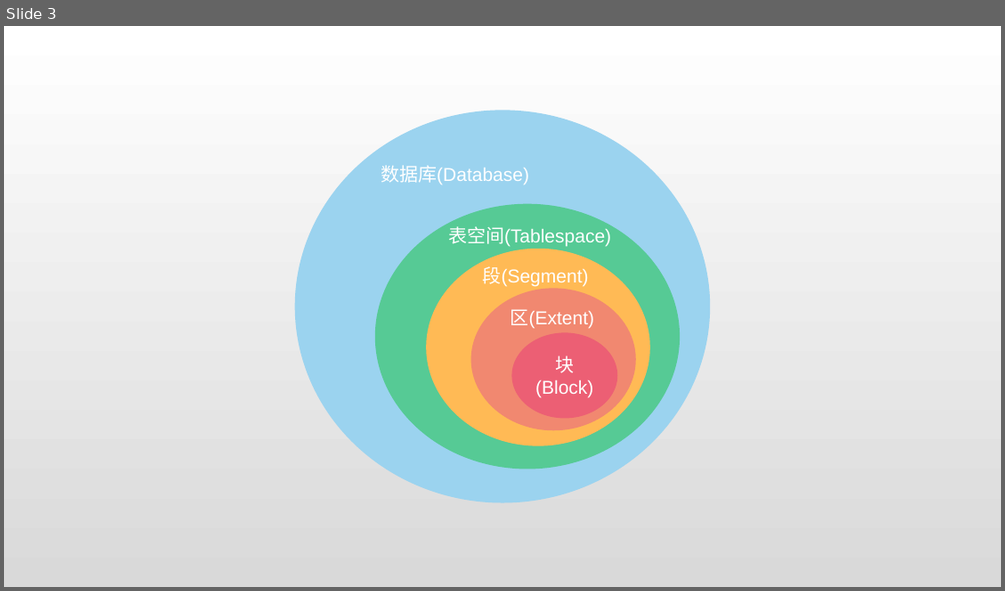
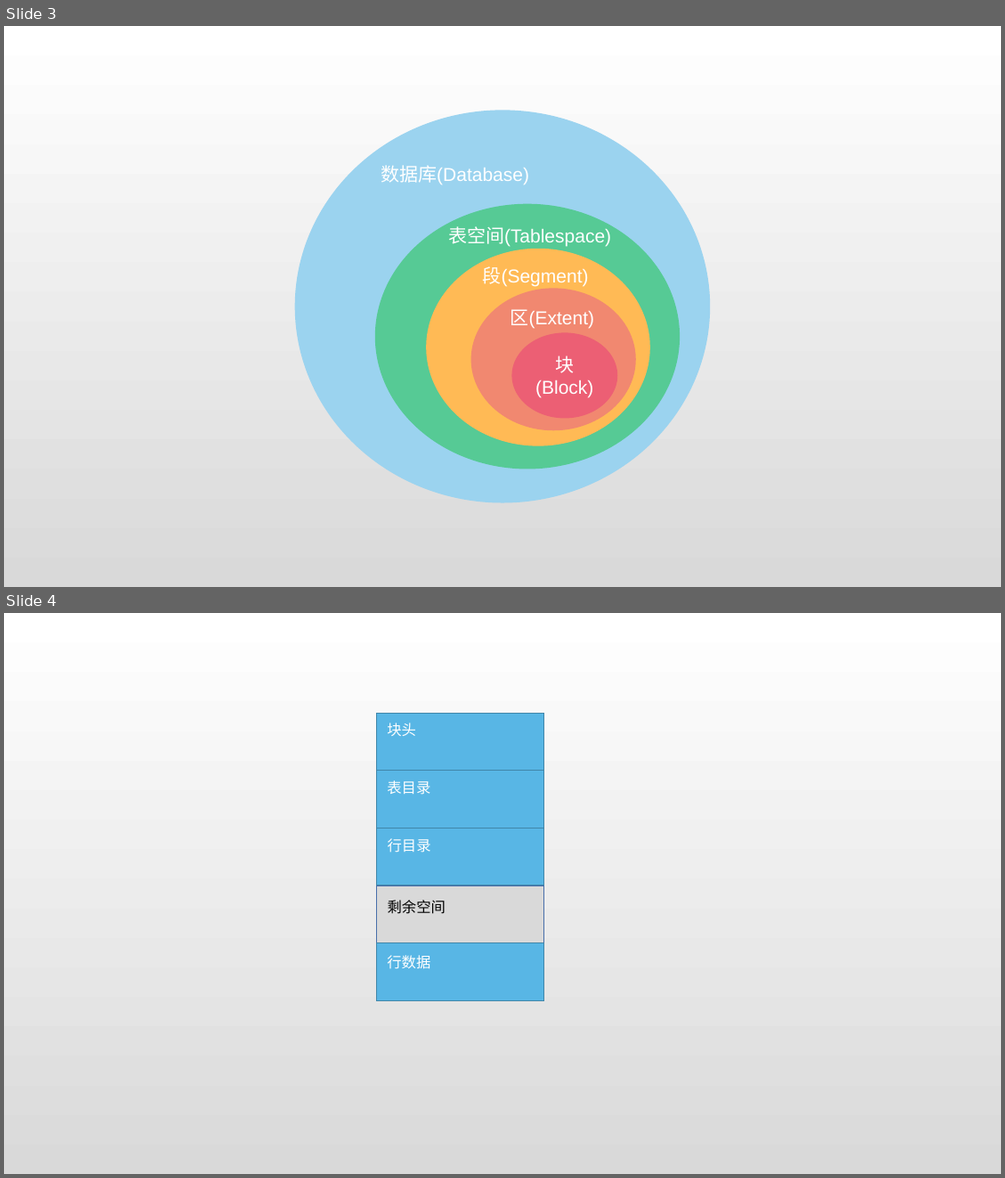
Before and after one commit to Henry-chr/Uplearning, a slide deck: Read/Oracle/knowledge/Material/Oracle体系结构.pptx. Shown one above the other, each under a label of ours: slide 3 before the commit, slides 3 and 4 after it. The pictures are 1005x591 and 1005x1178 pixels, drawn with LibreOffice and Linux fonts; fonts in the diff are those of the drawing. Boxes give left, top, right and bottom in pixels: in the first picture for what was removed or moved away, otherwise in the second. Text is boxed around its words. In the diff, an @@ line names an element or a change of style, - is before the commit and + after.

```diff
--- a/Read/Oracle/knowledge/Material/Oracle体系结构.pptx
+++ b/Read/Oracle/knowledge/Material/Oracle体系结构.pptx
@@ slide 4 added at [4, 613, 1001, 1174], background gradient #FFFFFF to #D9D9D9 @@
@@ rectangle added at [376, 714, 544, 771], fill #58B6E5, outline #4187A9 1 pt @@
@@ text added at [387, 722, 416, 736], 14 pt, text #FFFFFF @@
+块头
@@ rectangle added at [376, 771, 544, 828], fill #58B6E5, outline #4187A9 1 pt @@
@@ text added at [387, 780, 430, 795], 14 pt, text #FFFFFF @@
+表目录
@@ rectangle added at [376, 828, 544, 886], fill #58B6E5, outline #4187A9 1 pt @@
@@ text added at [388, 838, 431, 852], 14 pt, text #FFFFFF @@
+行目录
@@ rectangle added at [376, 885, 544, 943], fill #D9D9D9, outline #476FAA 1 pt @@
@@ text added at [388, 900, 445, 914], 14 pt, text #000000 @@
+剩余空间
@@ rectangle added at [376, 943, 544, 1000], fill #58B6E5, outline #4187A9 1 pt @@
@@ text added at [387, 955, 430, 969], 14 pt, text #FFFFFF @@
+行数据
```
Also in this commit, not shown: 2 other files.
